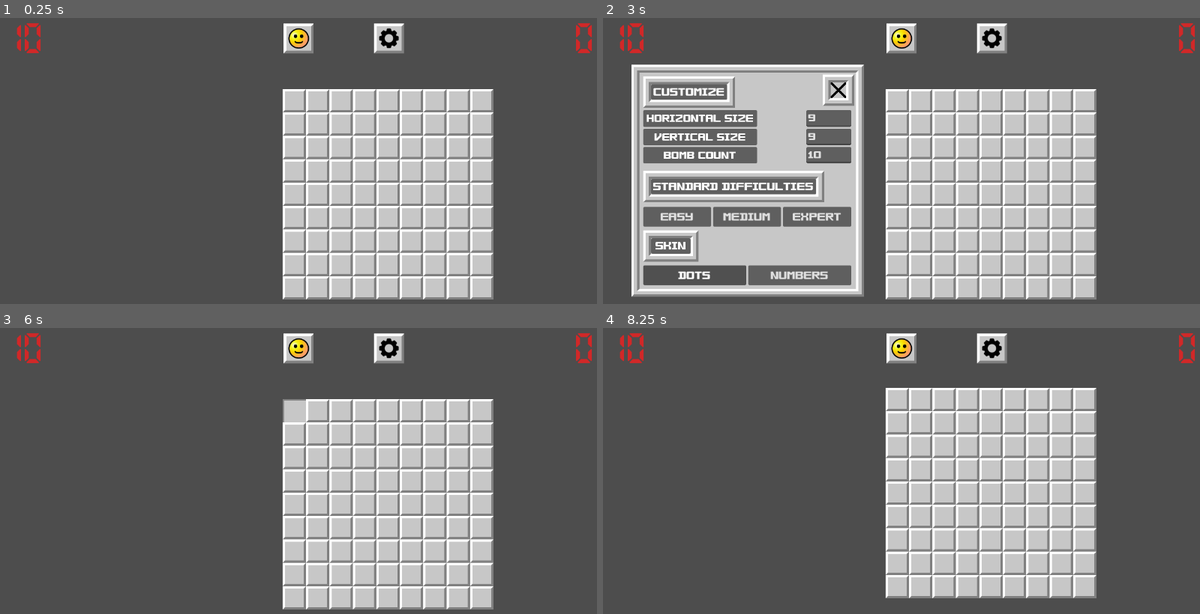
Above: before the commit, frames 1-4 (two rows, left to right).
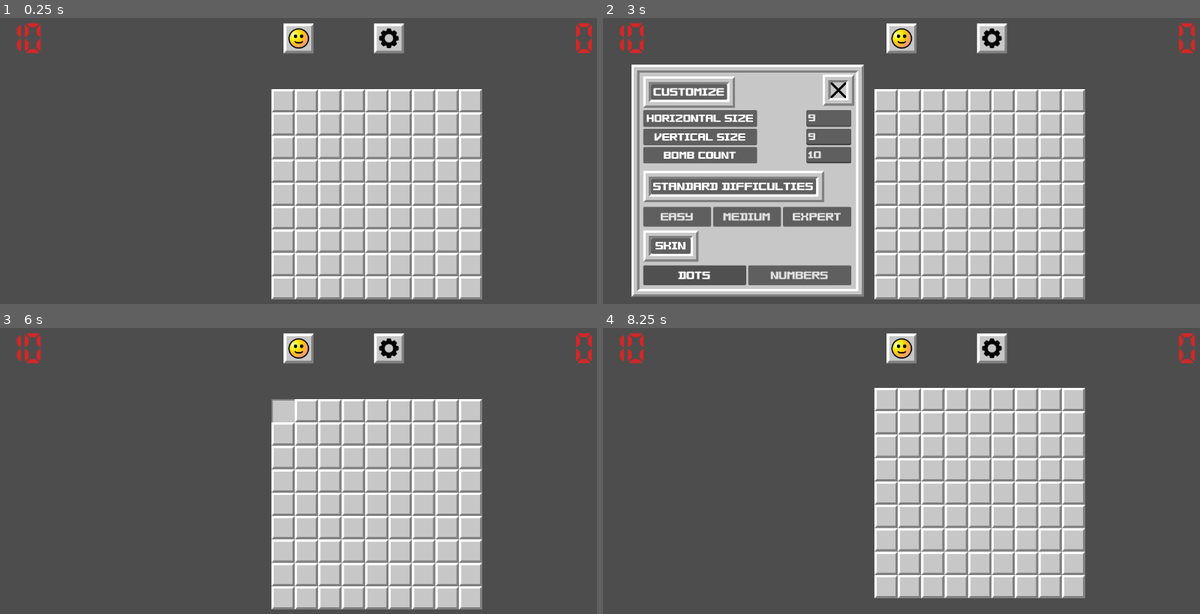
Above: after the commit, the same moments.

Repository: Joseph-Orawiec/Actually-Good-3D-Minesweeper
Game: Godot game, scene res://scenes/mine_field/mine_field.tscn
Same seed, same stepped clock (60 frames per second), same inputs: the game is played once before the commit and once after it.
Inputs (mouse positions are in pixels of both pictures, inside the frame that each line leads up to):
- Up to frame 1 (0.25 s): no input
- Up to frame 2 (3 s): click (901, 38) at 0.5 s; click (901, 38) at 1.25 s; click (901, 38) at 2 s; click (991, 38) at 2.75 s
- Up to frame 3 (6 s): click "Easy" at 3.5 s; click "Easy" at 4.25 s; click (232, 399) at 5 s; tap Enter at 5.75 s; move the mouse to (292, 410) at 5.77 s; press the mouse at (292, 410) at 5.78 s
- Up to frame 4 (8.25 s): tap Space (space) at 6.5, 8 s; move the mouse to (895, 433) at 6.52 s; release the mouse at (895, 433) at 6.53 s; right-click (895, 433) at 6.6 s; tap Enter at 7.25 s; move the mouse to (895, 410) at 7.27 s; tap Middle mouse button (pan) at 7.35 s; move the mouse to (895, 433) at 8.02 s; tap Mouse wheel down (scroll_down) at 8.1 s

The runs differ from the first frame. In frame 1, 11% of the frame differs, in the area x 45-83%, y 24-99%; in frame 2, 11%; in frame 3, 11%; in frame 4, 11%.

Commit message:
patch
could attempt to chord bomb cells after losing

Diff:
--- a/scenes/cell/cell.gd
+++ b/scenes/cell/cell.gd
@@ -82,6 +82,9 @@
 
 			clicked.emit(id)
 
+			if id == -1:
+				set_process(false)
+
 # special click function in order to not generate
 
 # special flag function for when a game is won, flag all other mines
--- a/scenes/mine_field/mine_field.tscn
+++ b/scenes/mine_field/mine_field.tscn
@@ -10,4 +10,4 @@
 [node name="gui" parent="." instance=ExtResource("3_3ee7v")]
 
 [node name="Camera2D" parent="." instance=ExtResource("2_sg4rw")]
-position = Vector2(34, 205)
+position = Vector2(58, 205)
